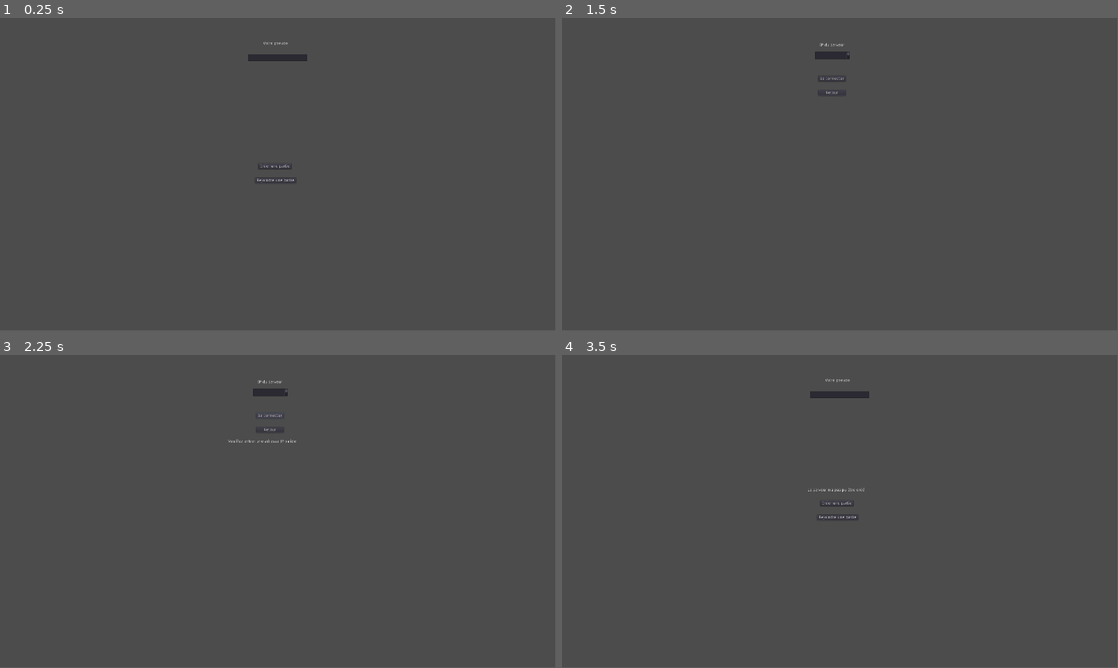
Above: before the commit, frames 1-4 (two rows, left to right).
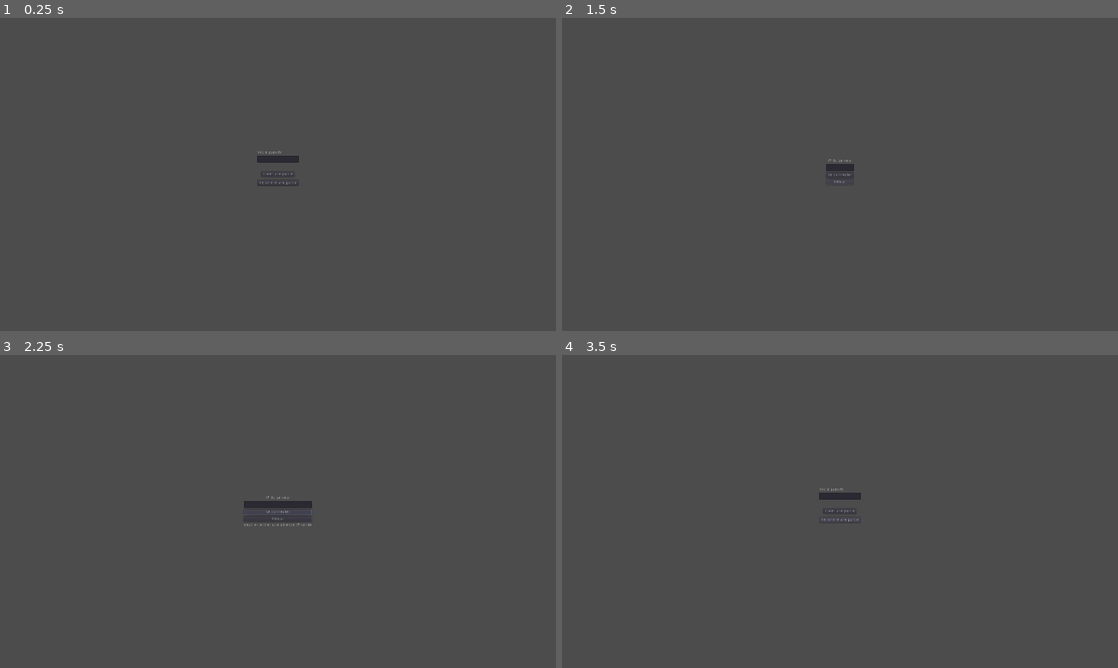
Above: after the commit, the same moments.

Repository: feco/The-instigator
Game: Godot game, scene res://Menus/Accueil.tscn
Two runs of this game, one before a commit and one after it. Both use one fixed random seed, a clock stepped at 60 frames per second and the inputs below.
Inputs:
- Up to frame 1 (0.25 s): no input
- Up to frame 2 (1.5 s): click "Créer une partie" at 0.5 s; click "Rejoindre une partie" at 1.25 s
- Up to frame 3 (2.25 s): click "Se connecter" at 2 s
- Up to frame 4 (3.5 s): click "Retour" at 2.75 s
In our replay, the window is 799x449 before the commit and 800x450 after it. These sizes can differ from the game's own. Grey fills any space a smaller window leaves; there, only what the larger window draws over its background counts as a difference.

The runs differ from the first frame. In frame 1, 0.5% of the frame differs, in the area x 44-56%, y 7-54%; in frame 2, 0.3%; in frame 3, 0.6%, in the area x 41-57%, y 8-55%; in frame 4, 0.5%.
Error after the commit: Invalid set index 'text' (on base: 'null instance') with value of type 'String'. (res://Menus/Accueil.gd:51)

Commit message:
Amélioration de l'interface

Diff:
--- a/Menus/Accueil.gd
+++ b/Menus/Accueil.gd
@@ -15,21 +15,21 @@
 
 # Quand l'IP a été rentrée, si elle semble valide le joueur peut tenter de se connecter à l'hote
 func _on_ConnecterBouton_pressed():
-	if $IPServeur/IPTextEdit.text.length() > 7 :
+	if $IPServeur/MargeDeInterface/ArrangementHorizontal/IPTextEdit.text.length() > 7 :
 		var reseau = NetworkedMultiplayerENet.new()
-		reseau.create_client($IPServeur/IPTextEdit.text, 4243)
+		reseau.create_client($IPServeur/MargeDeInterface/ArrangementHorizontal/IPTextEdit.text, 4243)
 		get_tree().set_network_peer(reseau)
 		reseau.connect("connection_failed", self, "_on_echec_connexion")
 		reseau.connect("connection_succeeded", self, "_on_succes_connexion")
 		print("Test de la connexion...")
 	else :
-		$IPServeur/ErreurLabel.text = "Veuillez entrer une adresse IP valide"
+		$IPServeur/MargeDeInterface/ArrangementHorizontal/ErreurLabel.text = "Veuillez entrer une adresse IP valide"
 
 
 #Affiche un message si le joueur n'a pas pu se connecter à l'hote
 func _on_echec_connexion(erreur):
 	print("Echec connexion")
-	$IPServeur/ErreurLabel.text = "Erreur à la connexion : " + erreur
+	$IPServeur/MargeDeInterface/ArrangementHorizontal/ErreurLabel.text = "Erreur à la connexion : " + erreur
 
 #Affiche le lobby si le joueur a pu se connecter
 func _on_succes_connexion():
@@ -61,4 +61,4 @@
 
 #Quand le joueur a fini d'écrire son pseudo on l'enregistre dans le script global pour plus tard
 func _on_PseudoTextEdit_focus_exited():
-	globals.mon_pseudo = $Accueil/PseudoTextEdit.text
+	globals.mon_pseudo = $Accueil/MargeDeInterface/CenterContainer/ArrangementHorizontal/VBoxContainer/PseudoTextEdit.text
--- a/Menus/Accueil.tscn
+++ b/Menus/Accueil.tscn
@@ -7,79 +7,138 @@
 
 [node name="Accueil" type="Node2D" parent="."]
 
-[node name="CreerBouton" type="Button" parent="Accueil"]
-margin_left = 893.018
-margin_top = 502.726
-margin_right = 1008.02
-margin_bottom = 522.726
-text = "Créer une partie"
+[node name="MargeDeInterface" type="MarginContainer" parent="Accueil"]
+margin_right = 1920.0
+margin_bottom = 1080.0
+size_flags_horizontal = 3
+size_flags_vertical = 3
+custom_constants/margin_right = 50
+custom_constants/margin_top = 50
+custom_constants/margin_left = 50
+custom_constants/margin_bottom = 50
 
-[node name="RejoindreBouton" type="Button" parent="Accueil"]
-margin_left = 882.228
-margin_top = 551.812
-margin_right = 1024.23
-margin_bottom = 571.812
-text = "Rejoindre une partie"
+[node name="CenterContainer" type="CenterContainer" parent="Accueil/MargeDeInterface"]
+margin_left = 50.0
+margin_top = 50.0
+margin_right = 1870.0
+margin_bottom = 1030.0
+size_flags_horizontal = 7
+size_flags_vertical = 7
 
-[node name="PseudoLabel" type="Label" parent="Accueil"]
-anchor_left = 0.5
-anchor_right = 0.5
-margin_left = 910.224
-margin_top = 81.0307
-margin_right = 995.224
-margin_bottom = 95.0307
+[node name="ArrangementHorizontal" type="VBoxContainer" parent="Accueil/MargeDeInterface/CenterContainer"]
+margin_left = 839.0
+margin_top = 407.0
+margin_right = 981.0
+margin_bottom = 573.0
+size_flags_horizontal = 0
+size_flags_vertical = 0
+custom_constants/separation = 30
+alignment = 1
+
+[node name="VBoxContainer" type="VBoxContainer" parent="Accueil/MargeDeInterface/CenterContainer/ArrangementHorizontal"]
+margin_right = 142.0
+margin_bottom = 42.0
+
+[node name="PseudoLabel" type="Label" parent="Accueil/MargeDeInterface/CenterContainer/ArrangementHorizontal/VBoxContainer"]
+margin_right = 142.0
+margin_bottom = 14.0
+size_flags_horizontal = 5
 text = "Votre pseudo"
 max_lines_visible = 1
 
-[node name="PseudoTextEdit" type="TextEdit" parent="Accueil"]
-margin_left = 857.0
-margin_top = 126.0
-margin_right = 1063.0
-margin_bottom = 149.0
+[node name="PseudoTextEdit" type="LineEdit" parent="Accueil/MargeDeInterface/CenterContainer/ArrangementHorizontal/VBoxContainer"]
+margin_top = 18.0
+margin_right = 142.0
+margin_bottom = 42.0
+size_flags_horizontal = 5
 
-[node name="ErreurLabel" type="Label" parent="Accueil"]
-margin_left = 849.179
-margin_top = 460.279
-margin_right = 1051.18
-margin_bottom = 474.279
+[node name="VBoxContainer2" type="VBoxContainer" parent="Accueil/MargeDeInterface/CenterContainer/ArrangementHorizontal"]
+margin_top = 72.0
+margin_right = 142.0
+margin_bottom = 122.0
+custom_constants/separation = 10
+
+[node name="CreerBouton" type="Button" parent="Accueil/MargeDeInterface/CenterContainer/ArrangementHorizontal/VBoxContainer2"]
+margin_left = 13.0
+margin_right = 128.0
+margin_bottom = 20.0
+size_flags_horizontal = 4
+size_flags_vertical = 0
+text = "Créer une partie"
+
+[node name="RejoindreBouton" type="Button" parent="Accueil/MargeDeInterface/CenterContainer/ArrangementHorizontal/VBoxContainer2"]
+margin_top = 30.0
+margin_right = 142.0
+margin_bottom = 50.0
+size_flags_horizontal = 4
+size_flags_vertical = 0
+text = "Rejoindre une partie"
+
+[node name="ErreurLabel" type="Label" parent="Accueil/MargeDeInterface/CenterContainer/ArrangementHorizontal"]
+margin_top = 152.0
+margin_right = 142.0
+margin_bottom = 166.0
 
 [node name="IPServeur" type="Node2D" parent="."]
 visible = false
 
-[node name="IPLabel" type="Label" parent="IPServeur"]
-margin_left = 891.338
-margin_top = 87.1694
-margin_right = 976.338
-margin_bottom = 101.169
+[node name="MargeDeInterface" type="MarginContainer" parent="IPServeur"]
+margin_right = 1920.0
+margin_bottom = 1080.0
+custom_constants/margin_right = 50
+custom_constants/margin_top = 50
+custom_constants/margin_left = 50
+custom_constants/margin_bottom = 50
+
+[node name="ArrangementHorizontal" type="VBoxContainer" parent="IPServeur/MargeDeInterface"]
+margin_left = 912.0
+margin_top = 486.0
+margin_right = 1007.0
+margin_bottom = 594.0
+size_flags_horizontal = 4
+size_flags_vertical = 4
+
+[node name="IPLabel" type="Label" parent="IPServeur/MargeDeInterface/ArrangementHorizontal"]
+margin_right = 95.0
+margin_bottom = 14.0
+size_flags_horizontal = 5
+size_flags_vertical = 5
 text = "IP du serveur"
+align = 1
 
-[node name="IPTextEdit" type="TextEdit" parent="IPServeur"]
-margin_left = 875.257
-margin_top = 117.089
-margin_right = 996.257
-margin_bottom = 143.089
+[node name="IPTextEdit" type="LineEdit" parent="IPServeur/MargeDeInterface/ArrangementHorizontal"]
+margin_top = 18.0
+margin_right = 95.0
+margin_bottom = 42.0
+size_flags_horizontal = 5
+size_flags_vertical = 5
+align = 1
 
-[node name="ConnecterBouton" type="Button" parent="IPServeur"]
-margin_left = 886.118
-margin_top = 199.812
-margin_right = 981.118
-margin_bottom = 219.812
+[node name="ConnecterBouton" type="Button" parent="IPServeur/MargeDeInterface/ArrangementHorizontal"]
+margin_top = 46.0
+margin_right = 95.0
+margin_bottom = 66.0
+size_flags_horizontal = 5
+size_flags_vertical = 5
 text = "Se connecter"
 
-[node name="RetourBouton" type="Button" parent="IPServeur"]
-margin_left = 886.118
-margin_top = 248.908
-margin_right = 981.118
-margin_bottom = 268.908
+[node name="RetourBouton" type="Button" parent="IPServeur/MargeDeInterface/ArrangementHorizontal"]
+margin_top = 70.0
+margin_right = 95.0
+margin_bottom = 90.0
+size_flags_horizontal = 5
+size_flags_vertical = 5
 text = "Retour"
 
-[node name="ErreurLabel" type="Label" parent="IPServeur"]
-margin_left = 788.634
-margin_top = 292.495
-margin_right = 1110.63
-margin_bottom = 306.495
-[connection signal="pressed" from="Accueil/CreerBouton" to="." method="_on_CreerBouton_pressed"]
-[connection signal="pressed" from="Accueil/RejoindreBouton" to="." method="_on_RejoindreBouton_pressed"]
-[connection signal="focus_exited" from="Accueil/PseudoTextEdit" to="." method="_on_PseudoTextEdit_focus_exited"]
-[connection signal="pressed" from="IPServeur/ConnecterBouton" to="." method="_on_ConnecterBouton_pressed"]
-[connection signal="pressed" from="IPServeur/RetourBouton" to="." method="_on_RetourBouton_pressed"]
+[node name="ErreurLabel" type="Label" parent="IPServeur/MargeDeInterface/ArrangementHorizontal"]
+margin_top = 94.0
+margin_right = 95.0
+margin_bottom = 108.0
+size_flags_horizontal = 5
+size_flags_vertical = 5
+align = 1
+[connection signal="focus_exited" from="Accueil/MargeDeInterface/CenterContainer/ArrangementHorizontal/VBoxContainer/PseudoTextEdit" to="." method="_on_PseudoTextEdit_focus_exited"]
+[connection signal="pressed" from="Accueil/MargeDeInterface/CenterContainer/ArrangementHorizontal/VBoxContainer2/CreerBouton" to="." method="_on_CreerBouton_pressed"]
+[connection signal="pressed" from="Accueil/MargeDeInterface/CenterContainer/ArrangementHorizontal/VBoxContainer2/RejoindreBouton" to="." method="_on_RejoindreBouton_pressed"]
+[connection signal="pressed" from="IPServeur/MargeDeInterface/ArrangementHorizontal/ConnecterBouton" to="." method="_on_ConnecterBouton_pressed"]
+[connection signal="pressed" from="IPServeur/MargeDeInterface/ArrangementHorizontal/RetourBouton" to="." method="_on_RetourBouton_pressed"]
--- a/Menus/Lobby.tscn
+++ b/Menus/Lobby.tscn
@@ -7,23 +7,36 @@
 anchor_bottom = 1.0
 script = ExtResource( 1 )
 
-[node name="Label" type="Label" parent="."]
-margin_left = 852.05
-margin_top = 22.0993
-margin_right = 892.05
-margin_bottom = 36.0993
+[node name="MargeDeInterface" type="MarginContainer" parent="."]
+margin_right = 1920.0
+margin_bottom = 1080.0
+custom_constants/margin_right = 50
+custom_constants/margin_top = 50
+custom_constants/margin_left = 50
+custom_constants/margin_bottom = 50
+
+[node name="Label" type="Label" parent="MargeDeInterface"]
+margin_left = 938.0
+margin_top = 50.0
+margin_right = 981.0
+margin_bottom = 64.0
+size_flags_horizontal = 4
+size_flags_vertical = 0
 text = "LOBBY"
+align = 1
+
+[node name="LancerJeuBouton" type="Button" parent="MargeDeInterface"]
+margin_left = 905.0
+margin_top = 1010.0
+margin_right = 1015.0
+margin_bottom = 1030.0
+size_flags_horizontal = 4
+size_flags_vertical = 8
+text = "Lancer la partie"
 
 [node name="ListeDesJoueurs" type="Label" parent="."]
 margin_left = 167.0
 margin_top = 155.0
-margin_right = 947.0
-margin_bottom = 780.0
-
-[node name="LancerJeuBouton" type="Button" parent="."]
-margin_left = 835.27
-margin_top = 1035.25
-margin_right = 945.27
-margin_bottom = 1055.25
-text = "Lancer la partie"
-[connection signal="pressed" from="LancerJeuBouton" to="." method="_on_LancerJeuBouton_pressed"]
+margin_right = 1987.0
+margin_bottom = 169.0
+[connection signal="pressed" from="MargeDeInterface/LancerJeuBouton" to="." method="_on_LancerJeuBouton_pressed"]
--- a/project.godot
+++ b/project.godot
@@ -27,6 +27,8 @@
 
 window/size/width=1920
 window/size/height=1080
+window/stretch/mode="2d"
+window/stretch/aspect="keep"
 
 [rendering]
 
